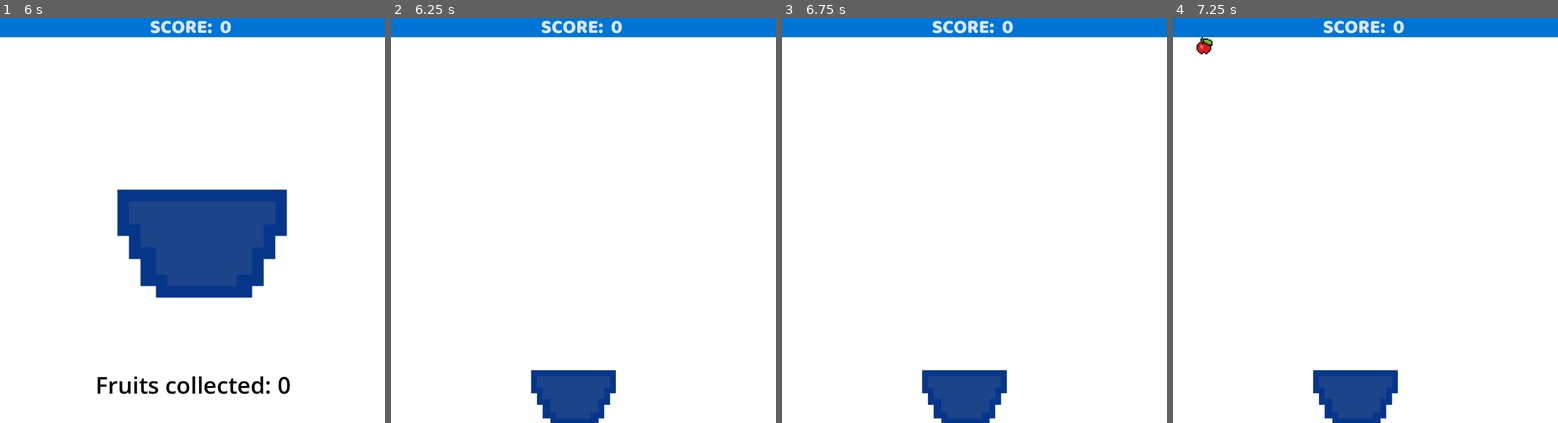
Above: before the commit, frames 1-4 (left to right).
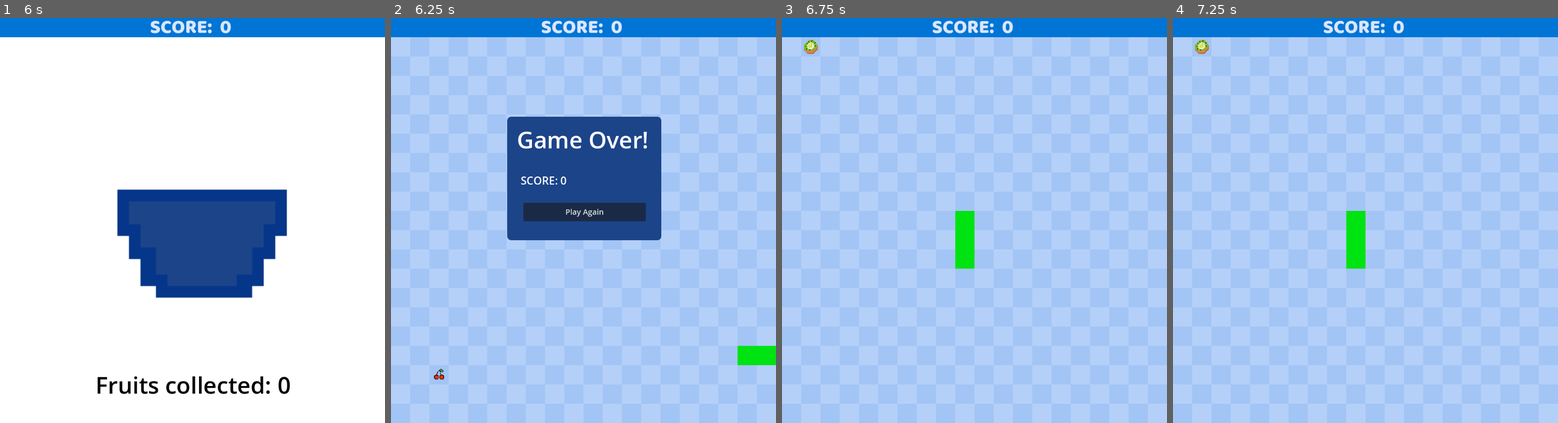
Above: after the commit, the same moments.

Repository: lll11233/snakeGame
Game: Godot game, scene res://scenes/main.tscn
Two runs of this game, one before a commit and one after it. Both use one fixed random seed, a clock stepped at 60 frames per second and the inputs below.
Inputs (mouse positions are in pixels of both pictures, inside the frame that each line leads up to):
- Up to frame 1 (6 s): click "Press Me to start!" at 0.5 s; tap Enter at 1.25, 5.75 s; hold D (move_right) 1.28-2.03 s; tap Alt every 1.5 s from 1.35 to 5.85 s; hold Down (move_down) 2.03-2.78 s; tap Shift at 2.1, 3.6, 5.1 s; hold D (move_right) 2.78-3.53 s; hold W (move_up) 3.53-4.28 s; hold Left (move_left) 4.28-5.78 s; tap Space at 5 s; hold Down (move_down) from 5.78 s (still down)
- Up to frame 2 (6.25 s): keep holding Down (move_down)
- Up to frame 3 (6.75 s): release Down (move_down) at 6.5 s; click (974, 212) at 6.5 s, where only the run after the commit has a clickable "Play Again"
- Up to frame 4 (7.25 s): no input

Frame 1 is identical in both runs. In frame 2, 95% of the frame differs, in the area x 0-100%, y 4-100%; in frame 3, 95%; in frame 4, 95%.

Commit message:
it works now!

Diff:
--- a/scenes/fallingObject.tscn
+++ b/scenes/fallingObject.tscn
@@ -4,18 +4,18 @@
 [ext_resource type="Texture2D" uid="uid://b2cicg4pqs5tu" path="res://assets/apple.png" id="2_05y2y"]
 
 [sub_resource type="CircleShape2D" id="CircleShape2D_baflr"]
-radius = 26.0
+radius = 28.6356
 
 [node name="fallingObject" type="Area2D"]
 script = ExtResource("1_du1qa")
 
-[node name="TextureRect" type="TextureRect" parent="."]
-offset_right = 40.0
-offset_bottom = 40.0
+[node name="Sprite2D" type="Sprite2D" parent="."]
+position = Vector2(2, -1)
 texture = ExtResource("2_05y2y")
 
 [node name="CollisionShape2D" type="CollisionShape2D" parent="."]
-position = Vector2(26, 24)
+position = Vector2(1, 1)
 shape = SubResource("CircleShape2D_baflr")
 
 [connection signal="area_entered" from="." to="." method="_on_area_entered"]
+[connection signal="body_entered" from="." to="." method="_on_body_entered"]
--- a/scenes/player.tscn
+++ b/scenes/player.tscn
@@ -7,13 +7,14 @@
 size = Vector2(214, 141)
 
 [node name="player" type="CharacterBody2D"]
-collision_mask = 4
+slide_on_ceiling = false
 script = ExtResource("1_ccfdg")
 
-[node name="Sprite2D" type="Sprite2D" parent="."]
+[node name="player" type="Sprite2D" parent="."]
 position = Vector2(459, 943)
 texture = ExtResource("2_idgsc")
 
 [node name="CollisionShape2D" type="CollisionShape2D" parent="."]
 position = Vector2(468, 985.5)
 shape = SubResource("RectangleShape2D_idgsc")
+one_way_collision_margin = 27.5
--- a/scripts/fallingObject.gd
+++ b/scripts/fallingObject.gd
@@ -24,12 +24,24 @@
 		#queue_free()
 		#emit_signal("collected")
 		#score = score + 1
-		#
 
 
-func _on_area_entered(area: Area2D) -> void:
-	if area.name == "player":
+
+#func _on_area_entered(area) -> void:
+	#if area.name == "player":
+		#print("Player touched object")
+		#queue_free()
+		#emit_signal("collected")
+		##score = score + 1
+		#get_tree().get_root().get_node("main").increase_score()
+
+
+
+
+
+func _on_body_entered(body: Node2D) -> void:
+	if body.name == "player":
+		print("Player touched object!")
 		queue_free()
-		#emit_signal("collected")
-		#score = score + 1
-		get_tree().get_root().get_node("Main").increase_score()
+		get_tree().get_root().get_node("/root/Main").increase_score()
+		emit_signal("collected")
--- a/scripts/main.gd
+++ b/scripts/main.gd
@@ -191,8 +191,9 @@
 
 
 
-	await get_tree().create_timer(10).timeout
+	await get_tree().create_timer(score).timeout
 	mini_game_ui.queue_free()
+	print(score)
 
 	$GameOverMenu.get_node("endResult").text = "SCORE: " + str(score)
 	#$GameOverMenu.get_node("bananaResult").text = "BANANA SCORE: " + str(banana_score)
--- a/scripts/mini_game.gd
+++ b/scripts/mini_game.gd
@@ -38,11 +38,11 @@
 	add_child(new_object)
 	new_object.position.x = randf_range(0,1000)
 	new_object.position.y = $Marker2D.position.y
-	#new_object.connect("collected", _on_object_collected)
+	#new_object.connect("collected", _on_object_collected())
 
-#func _on_object_collected():
-	#score = score + 1
-	#print("The Score is now ", score)
+func _on_object_collected():
+	score = score + 1
+	print("The Score is now ", score)
 
 
 
Binary file added: assets/trophy_spriteSheet.png
Not shown, added: assets/trophy_spriteSheet.png.import
